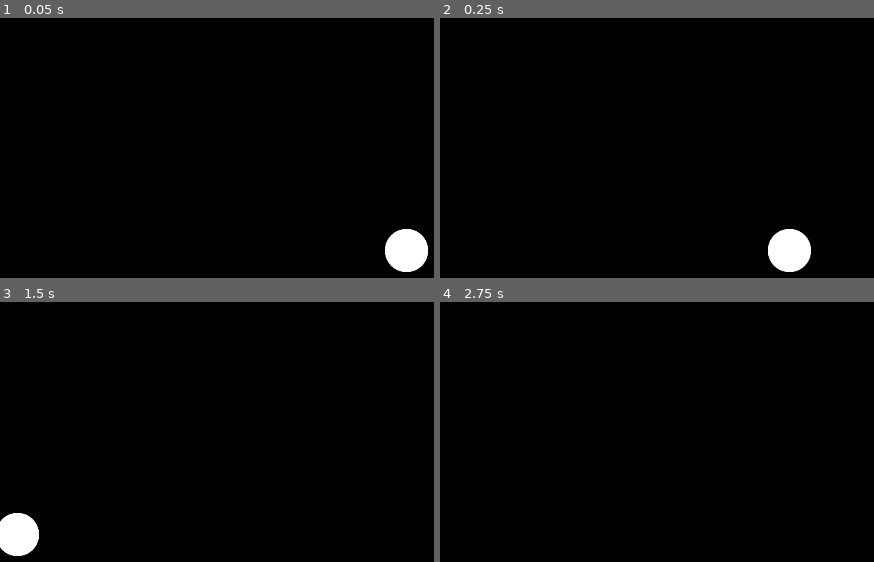
Above: before the commit, frames 1-4 (two rows, left to right).
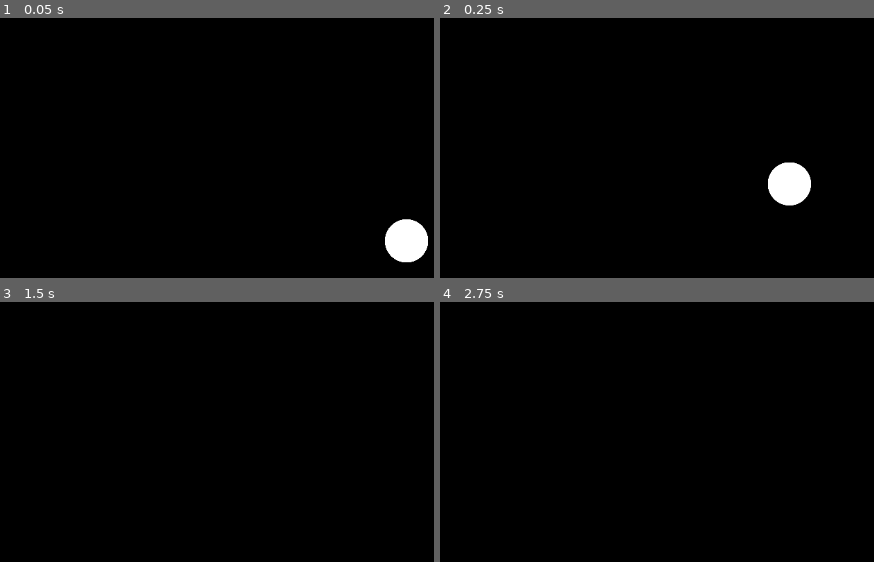
Above: after the commit, the same moments.

Repository: esotericenderman/godot-pong
Game: Godot game, scene res://pong.tscn
Same seed, same stepped clock (60 frames per second), same inputs: the game is played once before the commit and once after it.
Inputs:
- Up to frame 1 (0.05 s): no input
- Up to frame 2 (0.25 s): no input
- Up to frame 3 (1.5 s): no input
- Up to frame 4 (2.75 s): tap Enter at 2 s

The runs differ from the first frame. In frame 1, 0.8% of the frame differs, in the area x 88-99%, y 77-98%; in frame 2, 2.7%, in the area x 75-86%, y 55-98%; in frame 3, 1.3%; in frame 4, nothing differs.

Commit message:
Apply random direction vertically too

Diff:
--- a/scripts/ball.gd
+++ b/scripts/ball.gd
@@ -10,6 +10,14 @@
 		direction = Vector2.RIGHT
 	else:
 		direction = Vector2.LEFT
+
+	var otherRandom = rng.randf()
+
+	var vertical: Vector2
+	if (	otherRandom > 0.5):
+		direction += Vector2.UP
+	else:
+		direction += Vector2.DOWN
 
 	print("Selected random direction for the ball: " + str(direction))
 
